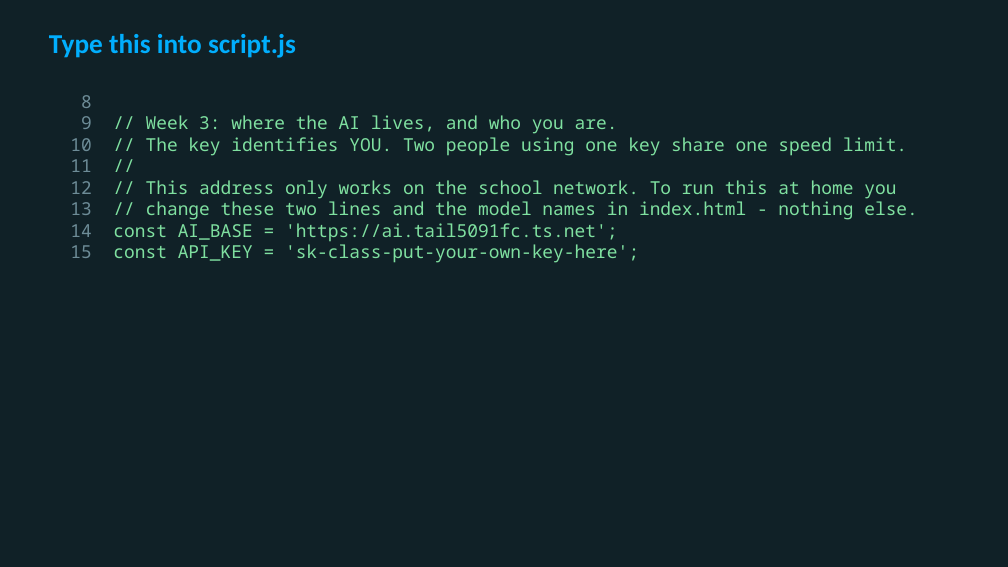
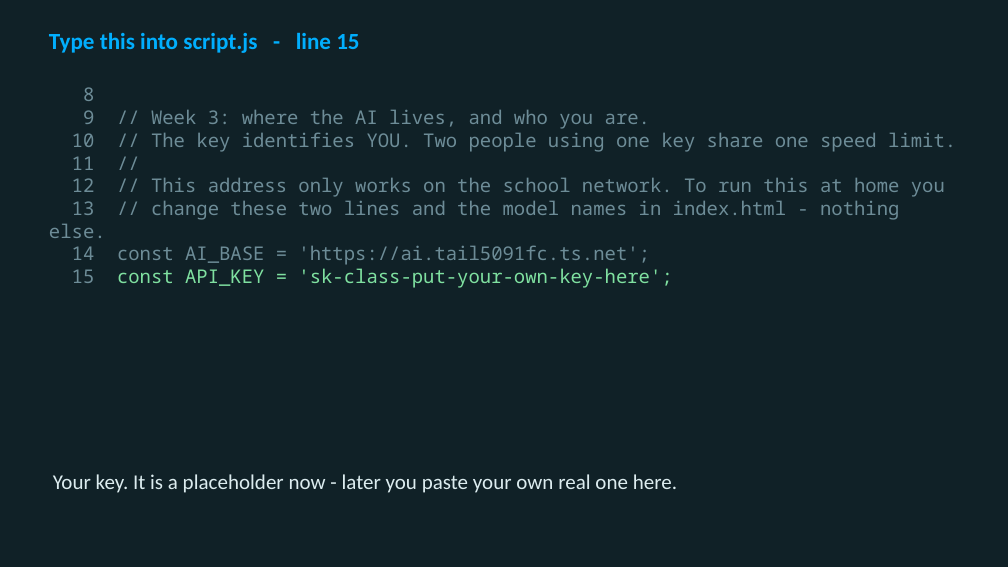
Before and after one commit to utgapps/utgapps.github.io, a slide deck: slide 7 of ai101/slides/week-03.pptx (slide 3 before the commit). Drawn at 1008x567 pixels with LibreOffice and Linux fonts; fonts in the diff are those of the drawing. Boxes give left, top, right and bottom in pixels: in the first picture for what was removed or moved away, otherwise in the second. Text is boxed around its words. In the diff, an @@ line names an element or a change of style, - is before the commit and + after.

```diff
--- a/ai101/slides/week-03.pptx
+++ b/ai101/slides/week-03.pptx
@@ text at [49,32,359,53]: text changed; size 26 to 22 pt @@
-Type this into script.js
+Type this into script.js - line 15
@@ text "8": place and size @@
-text "8" at [81,95,918,263]
+text "8" at [49,87,956,288]
@@ text "8" at [49,87,956,288]: size 17 to 18 pt; text colour #7FE0A0 to #6D8C97 in "// Week 3: where the AI lives, ...", "// The key identifies YOU. Two people ...", "//", "// This address only works on the ..." and 2 more places @@
@@ text added at [53,474,677,493], 20 pt, text #DCECEF @@
+Your key. It is a placeholder now - later you paste your own real one here.
```
Also in this commit, not shown: 1 other slide changed, 18 slides added, 17 other files.
